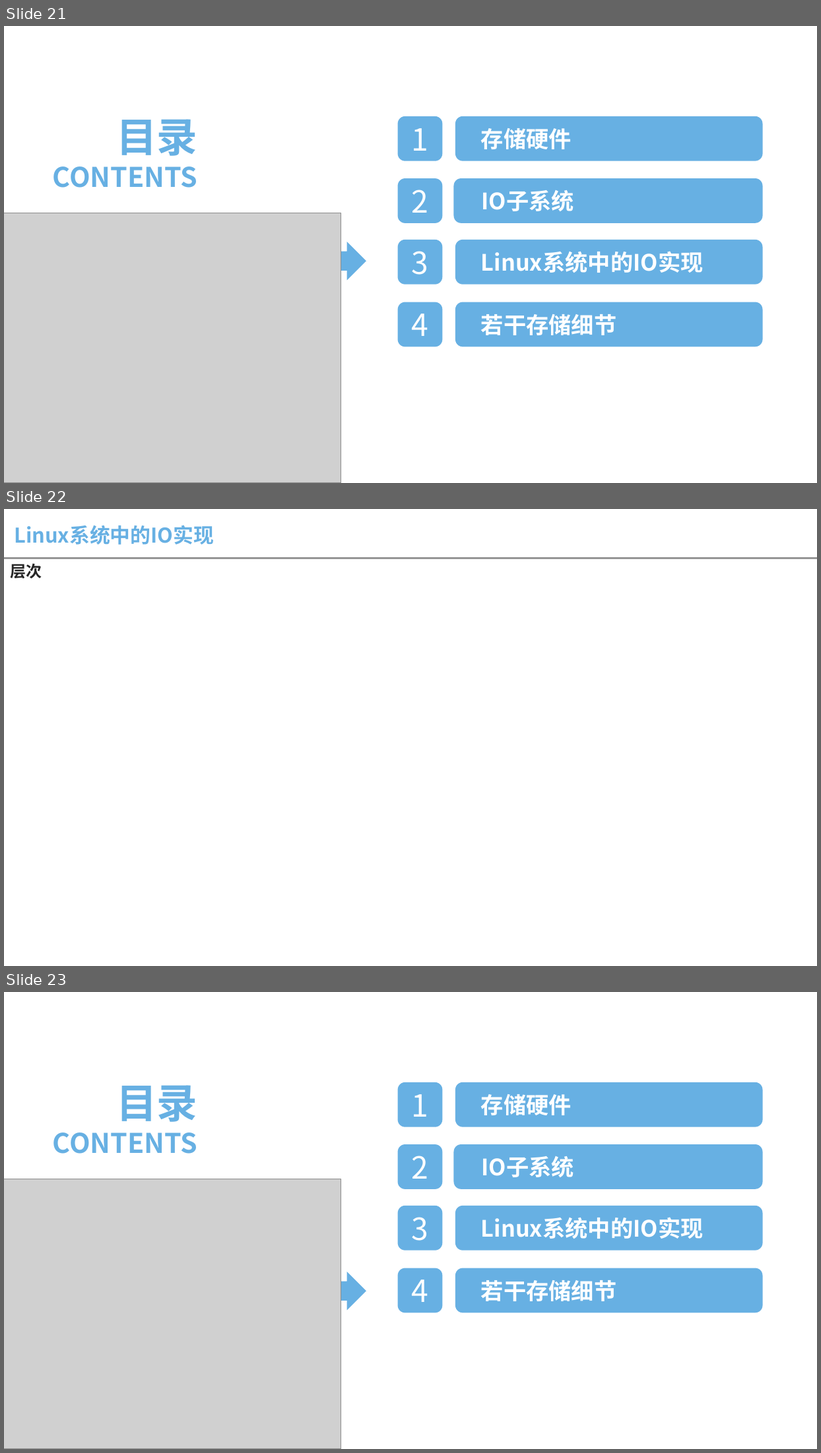
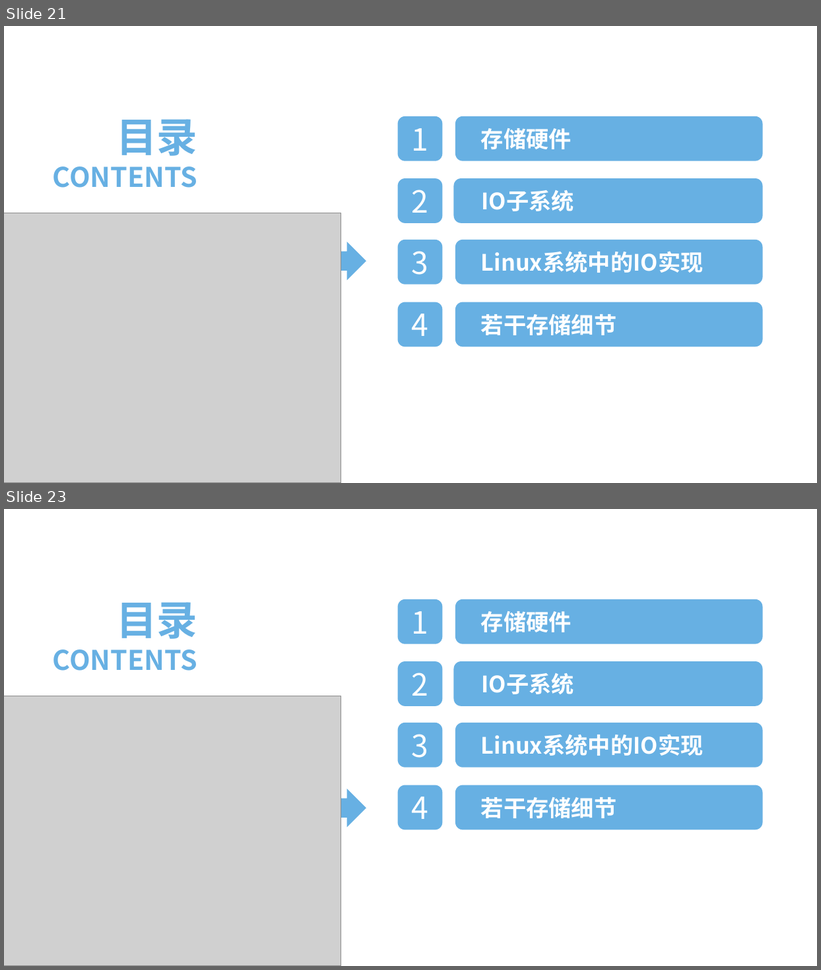
Before and after one commit to foreverfruit/Doc, a slide deck: 学习汇报.pptx. Shown one above the other, each under a label of ours: slides 21, 22 and 23 before the commit, slides 21 and 23 after it; the slides between them are not shown. The pictures are 821x1453 and 821x970 pixels, drawn with LibreOffice and Linux fonts; fonts in the diff are those of the drawing; grey boxes stand for pictures. Boxes give left, top, right and bottom in pixels: in the first picture for what was removed or moved away, otherwise in the second. Text is boxed around its words. In the diff, an @@ line names an element or a change of style, - is before the commit and + after.

```diff
--- a/学习汇报.pptx
+++ b/学习汇报.pptx
@@ slide 22 removed at <box>4,509,817,966</box>, background #FFFFFF @@
@@ text removed at <box>14,525,214,545</box> @@
-Linux系统中的IO实现
@@ line removed from (4, 559) to (817, 559) @@
@@ text removed at <box>10,563,42,579</box> @@
-层次
```
Also in this commit, not shown: 1 slide changed, 1 slide added, 28 other slides removed, 1 other file.
